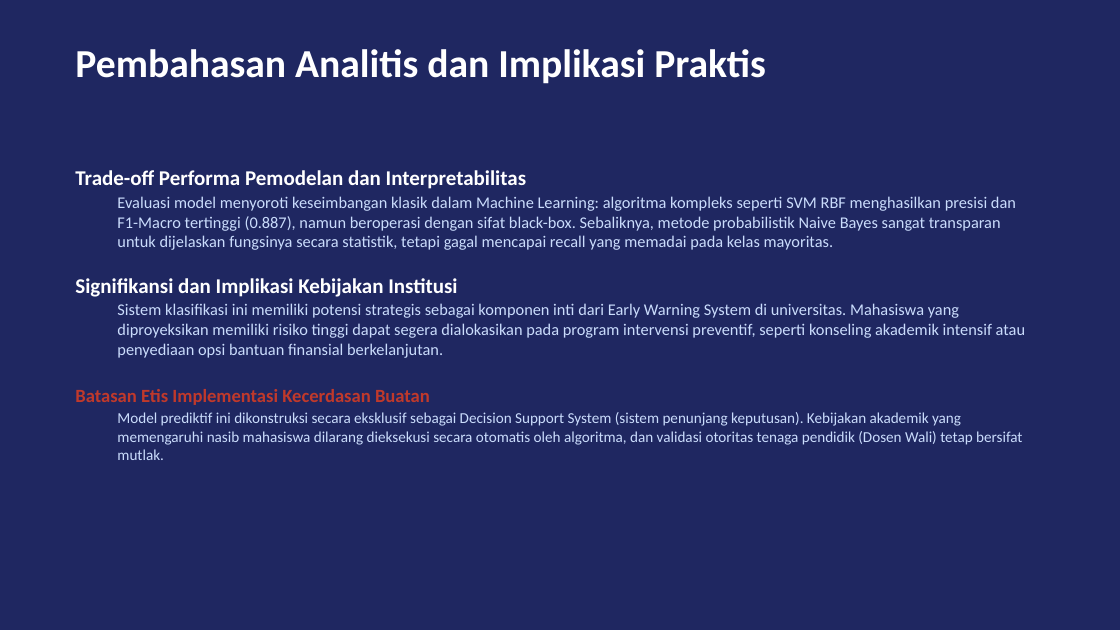
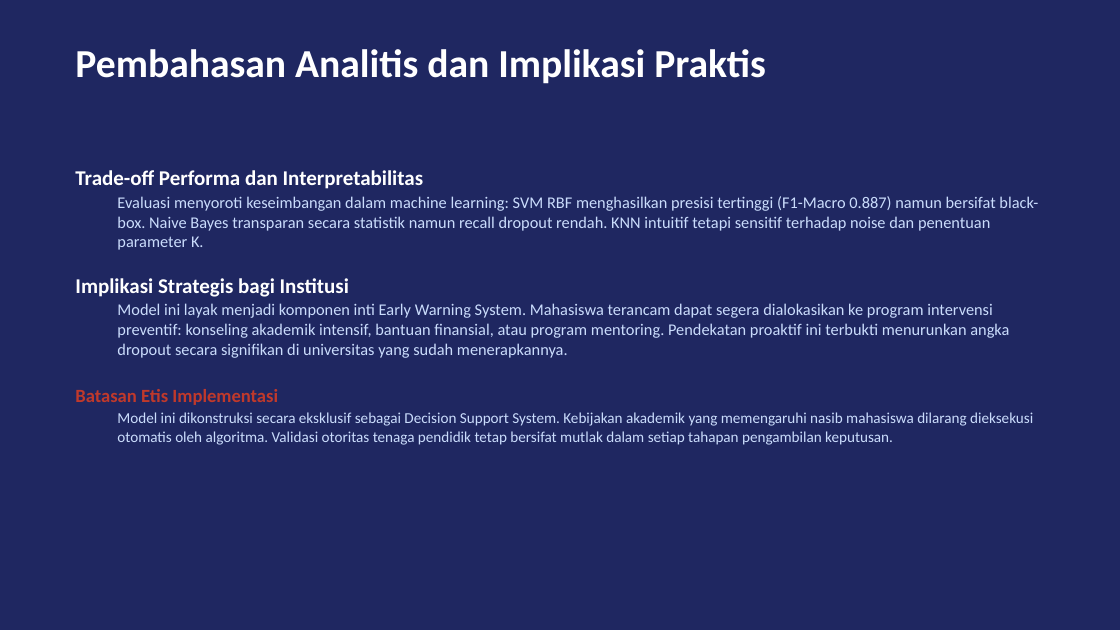
Before and after one commit to hafizmuzani011-collab/uas-ml-kelulusan, a slide deck: slide 7 of presentation/presentasi_uas_ml.pptx. Drawn at 1120x630 pixels with LibreOffice and Linux fonts; fonts in the diff are those of the drawing. Boxes give left, top, right and bottom in pixels: in the first picture for what was removed or moved away, otherwise in the second. Text is boxed around its words. In the diff, an @@ line names an element or a change of style, - is before the commit and + after.

```diff
--- a/presentation/presentasi_uas_ml.pptx
+++ b/presentation/presentasi_uas_ml.pptx
@@ text at bbox=[75, 170, 1038, 445]: text changed @@
-Trade-off Performa Pemodelan dan Interpretabilitas
-  Evaluasi model menyoroti keseimbangan klasik dalam Machine Learning: algoritma kompleks seperti SVM RBF menghasilkan presisi dan F1-Macro tertinggi (0.887), namun beroperasi dengan sifat black-box. Sebaliknya, metode probabilistik Naive Bayes sangat transparan untuk dijelaskan fungsinya secara statistik, tetapi gagal mencapai recall yang memadai pada kelas mayoritas.
-Signifikansi dan Implikasi Kebijakan Institusi
-  Sistem klasifikasi ini memiliki potensi strategis sebagai komponen inti dari Early Warning System di universitas. Mahasiswa yang diproyeksikan memiliki risiko tinggi dapat segera dialokasikan pada program intervensi preventif, seperti konseling akademik intensif atau penyediaan opsi bantuan finansial berkelanjutan.
-Batasan Etis Implementasi Kecerdasan Buatan
-  Model prediktif ini dikonstruksi secara eksklusif sebagai Decision Support System (sistem penunjang keputusan). Kebijakan akademik yang memengaruhi nasib mahasiswa dilarang dieksekusi secara otomatis oleh algoritma, dan validasi otoritas tenaga pendidik (Dosen Wali) tetap bersifat mutlak.
+Trade-off Performa dan Interpretabilitas
+  Evaluasi menyoroti keseimbangan dalam machine learning: SVM RBF menghasilkan presisi tertinggi (F1-Macro 0.887) namun bersifat black-box. Naive Bayes transparan secara statistik namun recall dropout rendah. KNN intuitif tetapi sensitif terhadap noise dan penentuan parameter K.
+Implikasi Strategis bagi Institusi
+  Model ini layak menjadi komponen inti Early Warning System. Mahasiswa terancam dapat segera dialokasikan ke program intervensi preventif: konseling akademik intensif, bantuan finansial, atau program mentoring. Pendekatan proaktif ini terbukti menurunkan angka dropout secara signifikan di universitas yang sudah menerapkannya.
+Batasan Etis Implementasi
+  Model ini dikonstruksi secara eksklusif sebagai Decision Support System. Kebijakan akademik yang memengaruhi nasib mahasiswa dilarang dieksekusi otomatis oleh algoritma. Validasi otoritas tenaga pendidik tetap bersifat mutlak dalam setiap tahapan pengambilan keputusan.
```
Also in this commit, not shown: 9 other slides changed, 3 other files.
